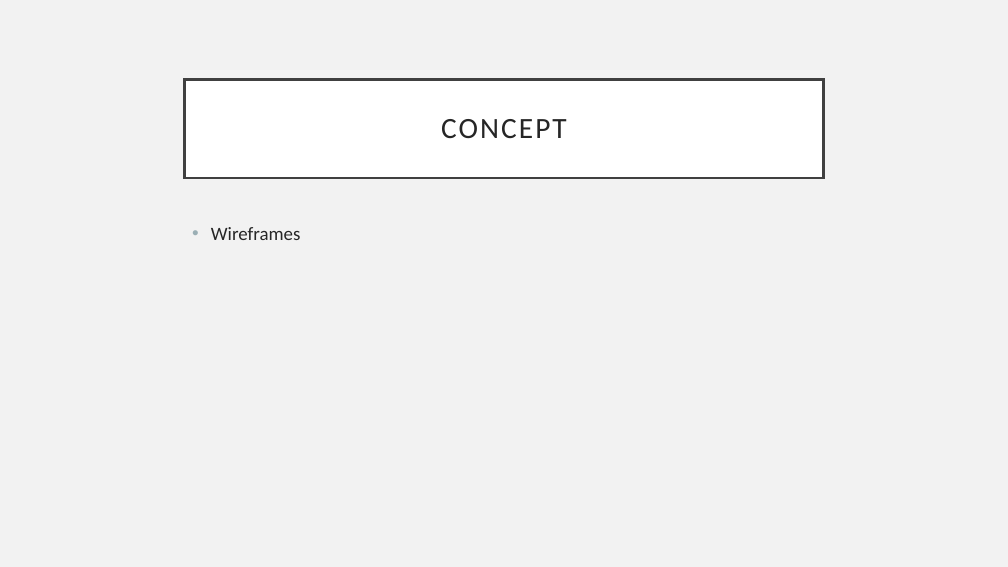
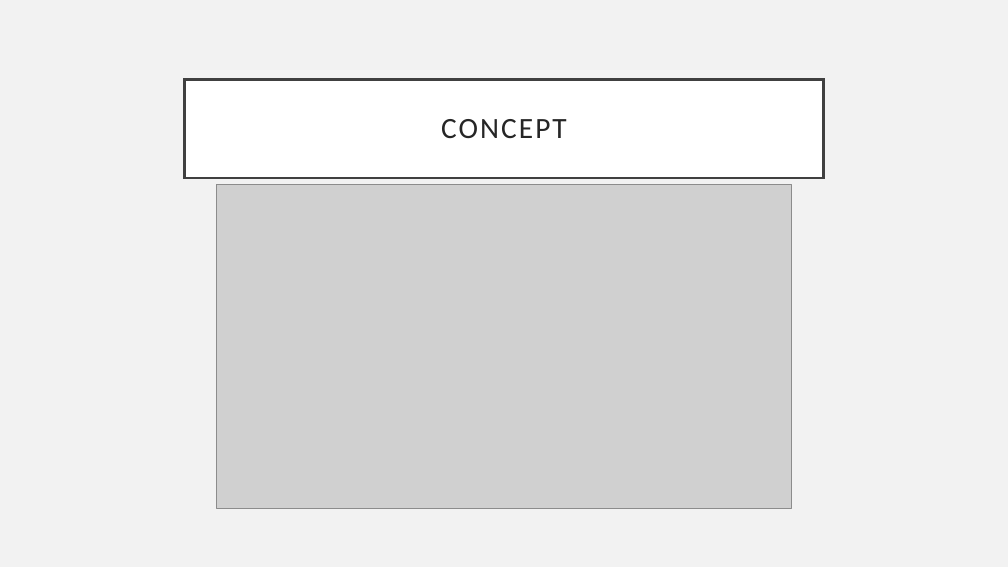
Before and after one commit to LanderVerschueren/Sociale-Innovatie, a slide deck: slide 8 of Senior-Projects/Keuzetool Office Management.pptx. Drawn at 1008x567 pixels with LibreOffice and Linux fonts; fonts in the diff are those of the drawing; grey boxes stand for pictures. Boxes give left, top, right and bottom in pixels: in the first picture for what was removed or moved away, otherwise in the second. Text is boxed around its words. In the diff, an @@ line names an element or a change of style, - is before the commit and + after.

```diff
--- a/Senior-Projects/Keuzetool Office Management.pptx
+++ b/Senior-Projects/Keuzetool Office Management.pptx
@@ picture added at box(216, 185, 792, 508) @@
@@ text removed at box(211, 227, 301, 240) @@
-• Wireframes
```
Also in this commit, not shown: 4 slides added, 9 other files.
